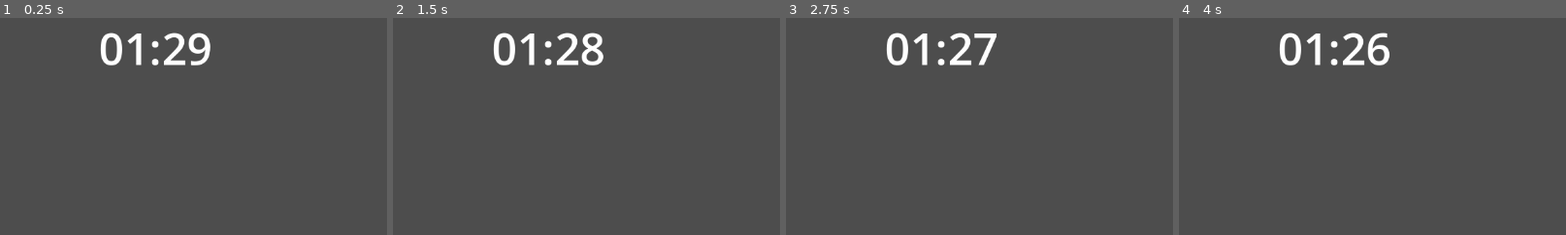
Above: before the commit, frames 1-4 (left to right).
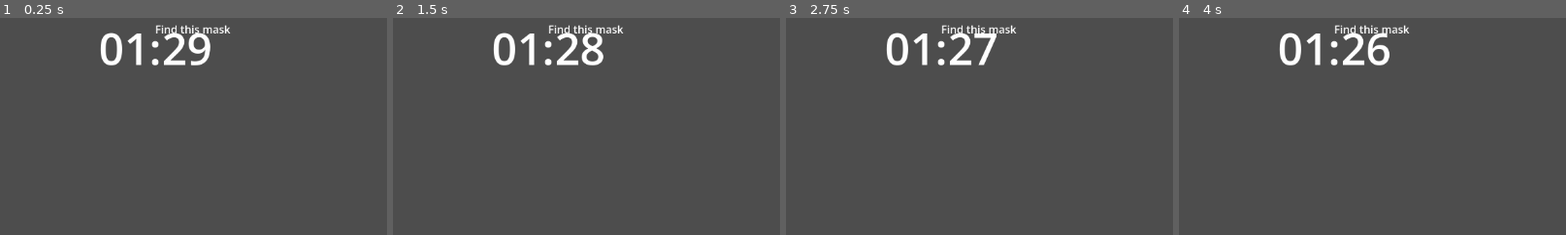
Above: after the commit, the same moments.

Repository: Wayfleh/GGJ-2026-Finding-Masks
Game: Godot game, scene res://timer.tscn
Two runs of this game, one before a commit and one after it. Both use one fixed random seed, a clock stepped at 60 frames per second and the inputs below.
Inputs:
- Up to frame 1 (0.25 s): no input
- Up to frame 2 (1.5 s): tap Enter at 0.5 s
- Up to frame 3 (2.75 s): tap Space at 2 s
- Up to frame 4 (4 s): tap Enter at 2.75 s; tap Space at 3.5 s
The pictures show only the part of the screen within x 17-66%, y 0-50%; the shares and areas given below are measured in that part.

The runs differ from the first frame. In frame 1, 0.4% of the frame differs, in the area x 40-60%, y 3-8%; in frame 2, 0.4%; in frame 3, 0.4%; in frame 4, 0.4%.

Commit message:
code for mask display

Diff:
--- /dev/null
+++ b/ggj-2026-finding-masks/control.gd
@@ -0,0 +1,11 @@
+extends Control
+@export var mask_textures: Array[Texture2D]
+
+@onready var prompt_label: Label = $VBoxContainer/Label
+@onready var target_image: TextureRect = $VBoxContainer/TextureRect
+
+func _ready() -> void:
+	randomize()
+	var target = mask_textures.pick_random()
+	prompt_label.text = "Find this mask"
+	target_image.texture = target
--- a/ggj-2026-finding-masks/timer.tscn
+++ b/ggj-2026-finding-masks/timer.tscn
@@ -1,8 +1,9 @@
 [gd_scene format=3 uid="uid://t0j2jdb566ee"]
 
 [ext_resource type="Script" uid="uid://bygp7elvc6nd1" path="res://node_2d.gd" id="1_qdhxh"]
+[ext_resource type="Script" uid="uid://b8qdp0xsd668m" path="res://control.gd" id="2_ye2uk"]
 
-[node name="Timer" type="Node2D" unique_id=230153529]
+[node name="Nodes" type="Node2D" unique_id=230153529]
 position = Vector2(421, -1)
 script = ExtResource("1_qdhxh")
 
@@ -20,3 +21,24 @@
 [node name="Timer" type="Timer" parent="." unique_id=741717114]
 wait_time = 90.0
 autostart = true
+
+[node name="Control" type="Control" parent="." unique_id=632551454]
+layout_mode = 3
+anchors_preset = 0
+offset_right = 40.0
+offset_bottom = 40.0
+script = ExtResource("2_ye2uk")
+
+[node name="VBoxContainer" type="VBoxContainer" parent="Control" unique_id=1709935878]
+layout_mode = 0
+offset_right = 40.0
+offset_bottom = 40.0
+alignment = 1
+
+[node name="Label" type="Label" parent="Control/VBoxContainer" unique_id=1476208800]
+layout_mode = 2
+text = "Find this mask"
+
+[node name="TextureRect" type="TextureRect" parent="Control/VBoxContainer" unique_id=1683986138]
+layout_mode = 2
+stretch_mode = 5
Not shown, added: ggj-2026-finding-masks/control.gd.uid
